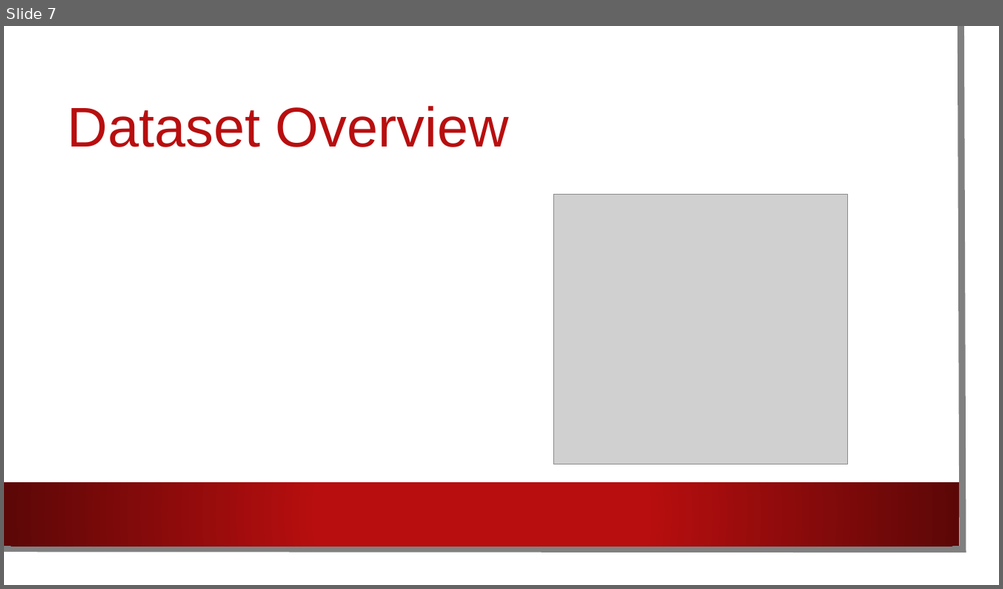
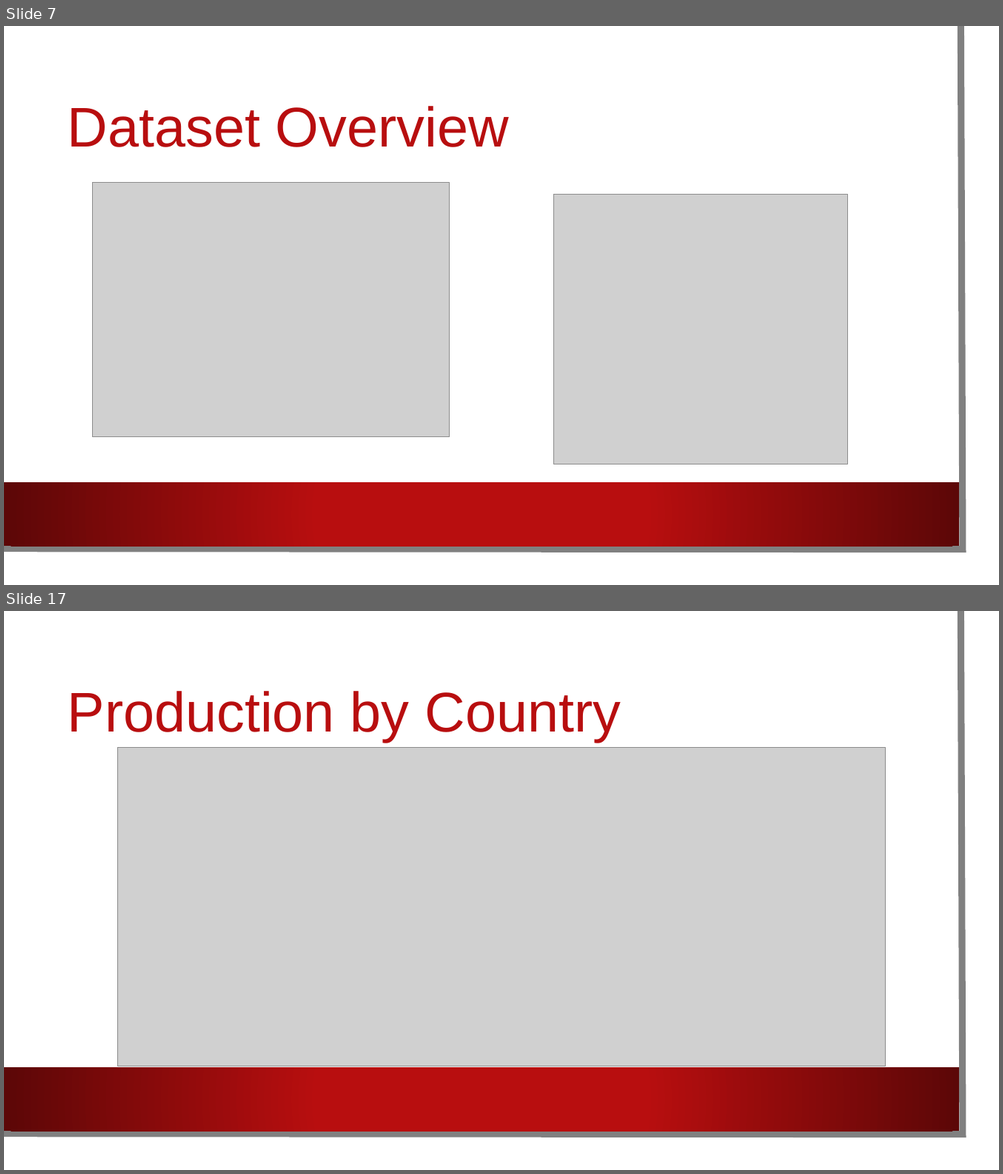
Before and after one commit to EdithLotterman/Project-1-Team-8, a slide deck: Netflix_Comparison.pptx. Shown one above the other, each under a label of ours: slide 7 before the commit, slides 7 and 17 after it; the slides between them are not shown. The pictures are 1003x589 and 1003x1174 pixels, drawn with LibreOffice and Linux fonts; fonts in the diff are those of the drawing; grey boxes stand for pictures; background and template pictures are left out. Boxes give left, top, right and bottom in pixels: in the first picture for what was removed or moved away, otherwise in the second. Text is boxed around its words. In the diff, an @@ line names an element or a change of style, - is before the commit and + after.

```diff
--- a/Netflix_Comparison.pptx
+++ b/Netflix_Comparison.pptx
@@ slide 17 added at (x1=4, y1=611, x2=999, y2=1170), background picture (left out); not listed: 3 template elements that a slide beside it also shows @@
@@ title added at (x1=68, y1=691, x2=621, y2=742), 54 pt, text #B80E0F @@
+Production by Country
@@ picture added at (x1=117, y1=749, x2=886, y2=1067) @@
@@ slide 7 changed as well @@
@@ picture added at (x1=92, y1=183, x2=449, y2=438) @@
```
Also in this commit, not shown: 5 other slides changed, 9 other slides added, 6 slides removed, 19 other files.
